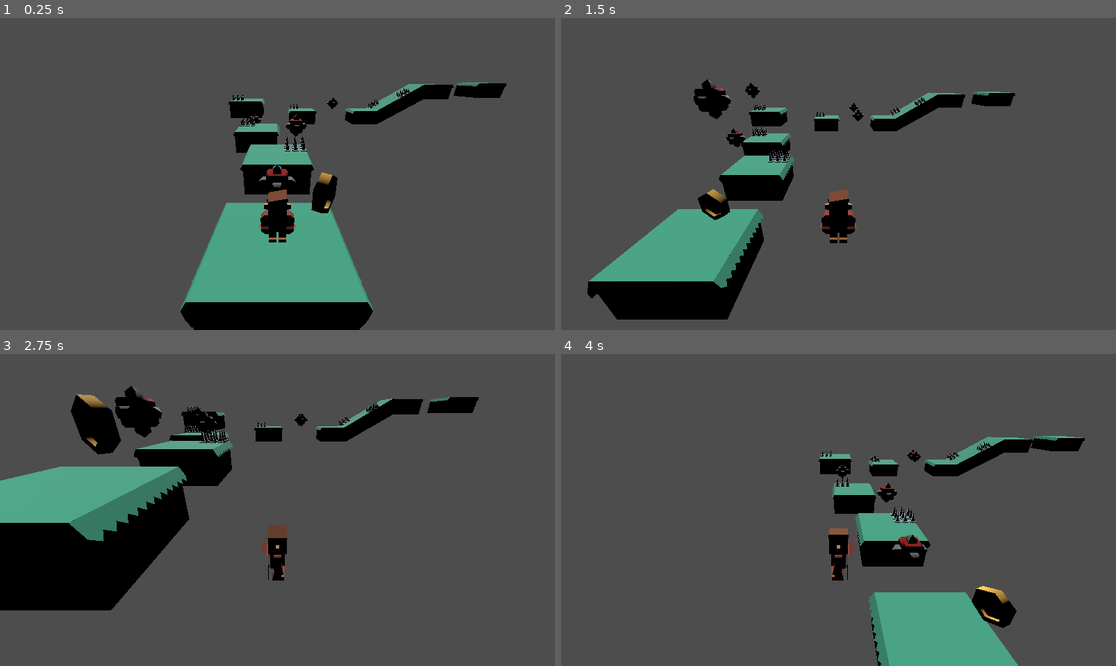
Above: before the commit, frames 1-4 (two rows, left to right).
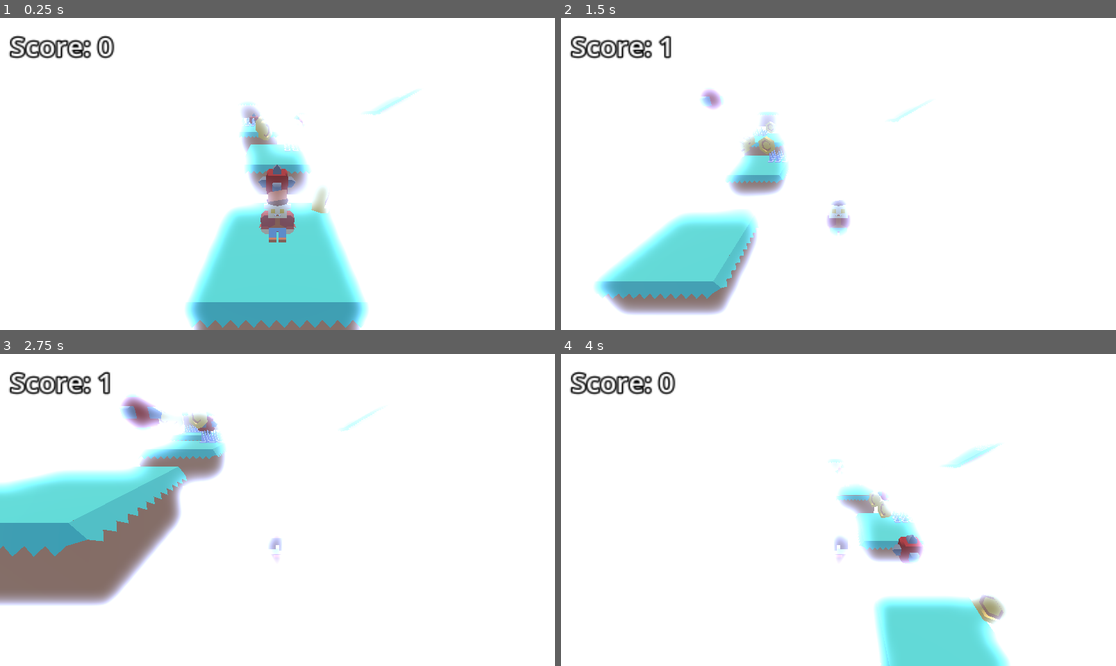
Above: after the commit, the same moments.

Repository: AErdenberger/3d_Platformer
Game: Godot game, scene res://level_1.tscn
The game is run twice, just before and just after one commit, with the same random seed, the same clock (stepped at 60 frames per second) and the same inputs.
Inputs:
- Up to frame 1 (0.25 s): no input
- Up to frame 2 (1.5 s): hold D (move_right) 0.53-1.28 s; tap Space (jump) at 0.77 s; hold S (move_backward) from 1.28 s (still down)
- Up to frame 3 (2.75 s): tap Space (jump) at 1.52 s; release S (move_backward) at 2.03 s; hold D (move_right) from 2.03 s (still down)
- Up to frame 4 (4 s): release D (move_right) at 2.78 s; hold W (move_forward) 2.78-3.53 s; tap Space (jump) at 3.02, 3.77 s; hold A (move_left) from 3.53 s (still down)

The runs differ from the first frame. In frame 1, 100% of the frame differs, in the area x 0-100%, y 0-100%; in frame 2, 100%; in frame 3, 100%; in frame 4, 100%.

Commit message:
coins added, score increasing

Diff:
--- a/Coin.gd
+++ b/Coin.gd
@@ -14,3 +14,10 @@
 	t += delta
 	var d = (sin(t * bob_speed) + 1) / 2 #change the sin-wave range from 1 -> -1 to 1 -> 0
 	global_position.y = start_y + (d * bob_height)
+
+
+func _on_body_entered(body):
+	if body.is_in_group("Player"):
+		body.add_score(1)
+		queue_free()
+		#check to see if player collided with coin -> increase score by 1 -> destroy the coin
--- a/Player.gd
+++ b/Player.gd
@@ -9,6 +9,7 @@
 var score : int
 
 @onready var model : MeshInstance3D = get_node("Model")
+@onready var score_text : Label = get_node("ScoreText")
 
 func _physics_process(delta):
 
@@ -46,3 +47,4 @@
 
 func add_score(amount):
 	score += amount
+	score_text.text = str("Score: ", score) #str() will concatinate the the label text with the score amount
--- /dev/null
+++ b/coin.tscn
@@ -0,0 +1,22 @@
+[gd_scene load_steps=4 format=3 uid="uid://bgn6hhaln4yfv"]
+
+[ext_resource type="Script" path="res://Coin.gd" id="1_slvti"]
+[ext_resource type="ArrayMesh" uid="uid://cge2fuclikg8j" path="res://Models/coinGold.obj" id="2_xo8w8"]
+
+[sub_resource type="SphereShape3D" id="SphereShape3D_8g5fr"]
+radius = 1.0
+
+[node name="Coin" type="Area3D"]
+transform = Transform3D(1, 0, 0, 0, 1, 0, 0, 0, 1, 0.665411, 1.29765, 0)
+script = ExtResource("1_slvti")
+
+[node name="Model" type="MeshInstance3D" parent="."]
+transform = Transform3D(1.5, 0, 0, 0, 1.5, 0, 0, 0, 1.5, 0, 0, 0)
+mesh = ExtResource("2_xo8w8")
+skeleton = NodePath("../..")
+
+[node name="CollisionShape3D" type="CollisionShape3D" parent="."]
+transform = Transform3D(0.283423, 0, 0, 0, 0.345829, 0, 0, 0, 0.173097, 0.00911903, 0.289587, 0)
+shape = SubResource("SphereShape3D_8g5fr")
+
+[connection signal="body_entered" from="." to="." method="_on_body_entered"]
--- a/level_1.tscn
+++ b/level_1.tscn
@@ -1,14 +1,21 @@
-[gd_scene load_steps=8 format=3 uid="uid://d52ii2xwwmfj"]
+[gd_scene load_steps=7 format=3 uid="uid://d52ii2xwwmfj"]
 
 [ext_resource type="PackedScene" uid="uid://boibiis3d45vh" path="res://Platforms/platform_large.tscn" id="1_i0qm5"]
 [ext_resource type="PackedScene" uid="uid://cw0ib30w6q1q0" path="res://player.tscn" id="2_bj342"]
 [ext_resource type="PackedScene" uid="uid://bvupporwe75fo" path="res://enemy.tscn" id="3_2lpd1"]
 [ext_resource type="PackedScene" uid="uid://dmw4umfy31obw" path="res://spikes.tscn" id="4_pae58"]
-[ext_resource type="ArrayMesh" uid="uid://cge2fuclikg8j" path="res://Models/coinGold.obj" id="5_c0fft"]
-[ext_resource type="Script" path="res://Coin.gd" id="5_k4lb8"]
+[ext_resource type="PackedScene" uid="uid://bgn6hhaln4yfv" path="res://coin.tscn" id="5_d7lxb"]
 
-[sub_resource type="SphereShape3D" id="SphereShape3D_8g5fr"]
-radius = 1.0
+[sub_resource type="Environment" id="Environment_xiv38"]
+background_mode = 1
+background_color = Color(0.580392, 0.717647, 1, 1)
+ambient_light_energy = 3.8
+reflected_light_source = 2
+glow_enabled = true
+glow_normalized = true
+fog_enabled = true
+fog_light_energy = 2.52
+fog_sun_scatter = 0.44
 
 [node name="Main" type="Node3D"]
 
@@ -82,15 +89,34 @@
 [node name="Spikes6" parent="." instance=ExtResource("4_pae58")]
 transform = Transform3D(0.850505, -0.525966, -0.00129996, 0.525937, 0.85048, -0.00862917, 0.00564423, 0.00665545, 0.999962, 9.74417, 2.21533, -14.4375)
 
-[node name="Coin" type="Area3D" parent="."]
-transform = Transform3D(1, 0, 0, 0, 1, 0, 0, 0, 1, 0.665411, 1.29765, 0)
-script = ExtResource("5_k4lb8")
+[node name="Coin" parent="." instance=ExtResource("5_d7lxb")]
 
-[node name="Model" type="MeshInstance3D" parent="Coin"]
-transform = Transform3D(1.5, 0, 0, 0, 1.5, 0, 0, 0, 1.5, 0, 0, 0)
-mesh = ExtResource("5_c0fft")
-skeleton = NodePath("../..")
+[node name="WorldEnvironment" type="WorldEnvironment" parent="."]
+environment = SubResource("Environment_xiv38")
 
-[node name="CollisionShape3D" type="CollisionShape3D" parent="Coin"]
-transform = Transform3D(0.283423, 0, 0, 0, 0.345829, 0, 0, 0, 0.173097, 0.00911903, 0.289587, 0)
-shape = SubResource("SphereShape3D_8g5fr")
+[node name="Coin2" parent="." instance=ExtResource("5_d7lxb")]
+transform = Transform3D(1, 0, 0, 0, 1, 0, 0, 0, 1, -0.34499, 1.37468, -3.53044)
+
+[node name="Coin3" parent="." instance=ExtResource("5_d7lxb")]
+transform = Transform3D(1, 0, 0, 0, 1, 0, 0, 0, 1, 0.546236, 1.39989, -3.52376)
+
+[node name="Coin4" parent="." instance=ExtResource("5_d7lxb")]
+transform = Transform3D(1, 0, 0, 0, 1, 0, 0, 0, 1, -0.503365, 1.34004, -4.45877)
+
+[node name="Coin5" parent="." instance=ExtResource("5_d7lxb")]
+transform = Transform3D(1, 0, 0, 0, 1, 0, 0, 0, 1, -0.625247, 1.12975, -7.73786)
+
+[node name="Coin6" parent="." instance=ExtResource("5_d7lxb")]
+transform = Transform3D(1, 0, 0, 0, 1, 0, 0, 0, 1, -1.45633, 2.22566, -12.4827)
+
+[node name="Coin7" parent="." instance=ExtResource("5_d7lxb")]
+transform = Transform3D(1, 0, 0, 0, 1, 0, 0, 0, 1, 2.53228, 1.00342, -14.9998)
+
+[node name="Coin8" parent="." instance=ExtResource("5_d7lxb")]
+transform = Transform3D(1, 0, 0, 0, 1, 0, 0, 0, 1, 7.88065, 1.51309, -14.5252)
+
+[node name="Coin9" parent="." instance=ExtResource("5_d7lxb")]
+transform = Transform3D(1, 0, 0, 0, 1, 0, 0, 0, 1, 8.96559, 2.08308, -15.1725)
+
+[node name="Coin10" parent="." instance=ExtResource("5_d7lxb")]
+transform = Transform3D(1, 0, 0, 0, 1, 0, 0, 0, 1, 12.0497, 3.2228, -15.0103)
--- a/player.tscn
+++ b/player.tscn
@@ -6,6 +6,11 @@
 [sub_resource type="CapsuleShape3D" id="CapsuleShape3D_xm7iu"]
 radius = 0.237152
 height = 0.715903
+
+[sub_resource type="LabelSettings" id="LabelSettings_up0ip"]
+font_size = 20
+outline_size = 5
+outline_color = Color(0, 0, 0, 1)
 
 [node name="Player" type="CharacterBody3D" groups=["Player"]]
 transform = Transform3D(1, 0, 0, 0, 1, 0, 0, 0, 1, 0.009516, 1.41706, 0)
@@ -21,3 +26,12 @@
 
 [node name="Camera3D" type="Camera3D" parent="."]
 transform = Transform3D(1, 0, 0, 0, 0.907777, 0.419452, 0, -0.419452, 0.907777, 0, 2.22118, 2.43571)
+
+[node name="ScoreText" type="Label" parent="."]
+offset_left = 21.0
+offset_top = 19.0
+offset_right = 61.0
+offset_bottom = 42.0
+scale = Vector2(2.84, 2.76)
+text = "Score: 0"
+label_settings = SubResource("LabelSettings_up0ip")
Not shown: 1 places in player.tscn that only renumber resources
